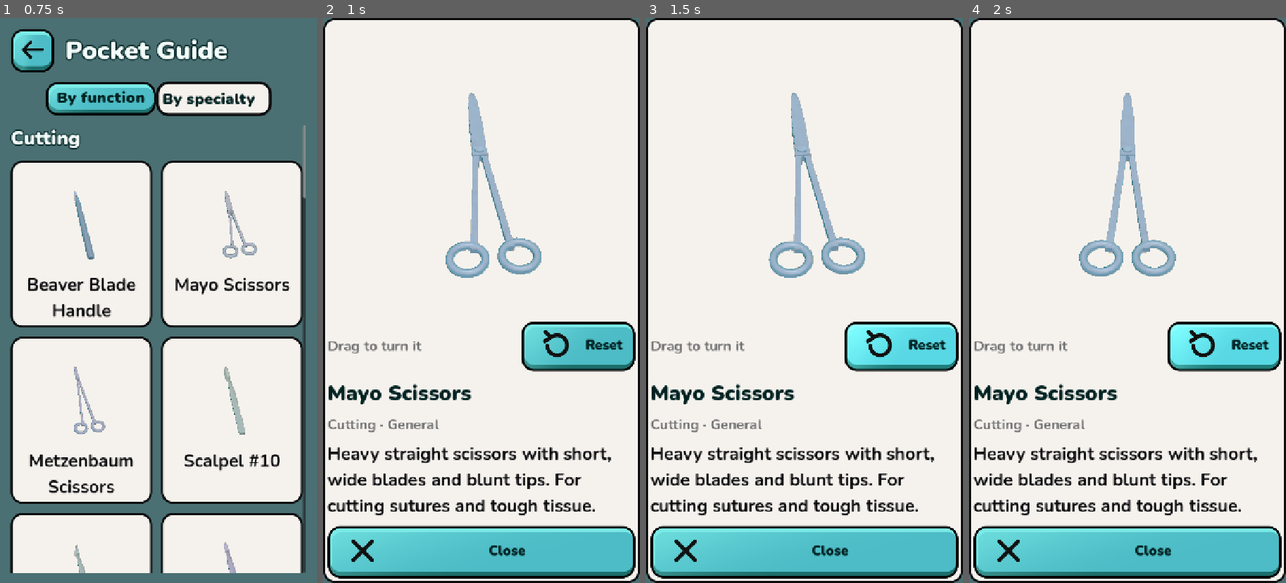
Above: before the commit, frames 1-4 (left to right).
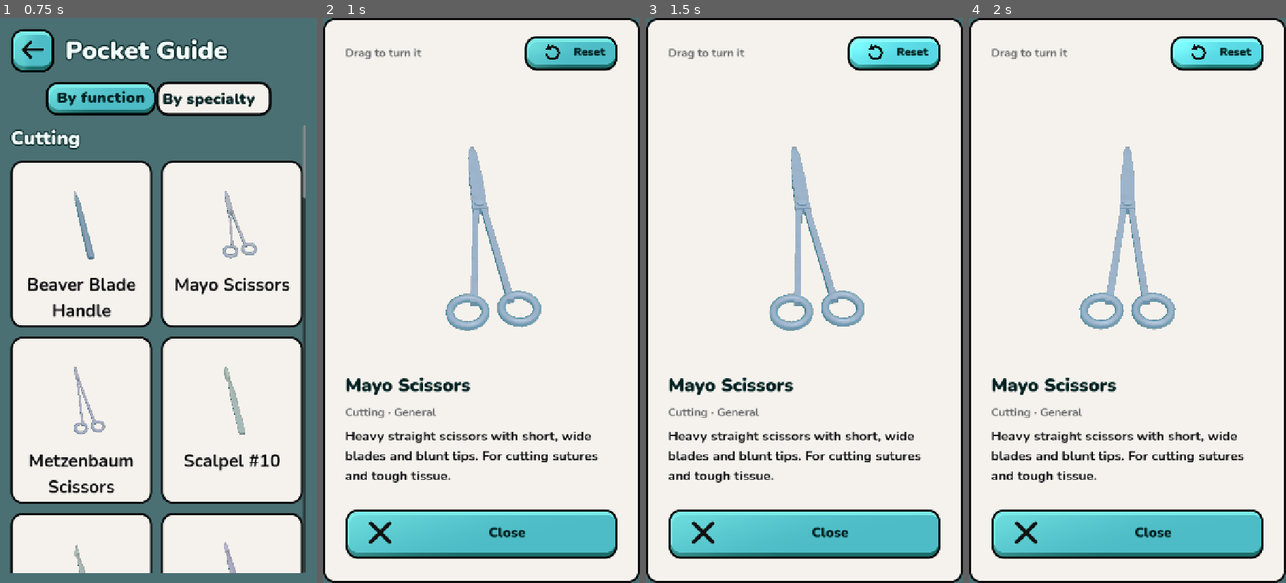
Above: after the commit, the same moments.

Repository: optimisticlucio/untitled-game-jam-game
Game: Godot game, scene res://ui/pocket_guide.tscn
Same seed, same stepped clock (60 frames per second), same inputs: the game is played once before the commit and once after it. This scene is started directly instead of the project's main scene.
Inputs (mouse positions are in pixels of both pictures, inside the frame that each line leads up to):
- Up to frame 1 (0.75 s): tap Enter at 0.5 s; move the mouse to (228, 272) at 0.52 s; click (228, 272) at 0.67 s
- Up to frame 2 (1 s): no input
- Up to frame 3 (1.5 s): click "Reset" at 1.25 s
- Up to frame 4 (2 s): no input

Frame 1 is identical in both runs. In frame 2, 23% of the frame differs, in the area x 1-99%, y 3-100%; in frame 3, 23%; in frame 4, 23%.

Commit message:
Pocket Guide tool view: room to breathe, Reset at the top
Julia's notes: the content sat right against the card's edges, the Reset
icon read oddly, and everything was crowded. Now the view has margins all
round, Reset is a small button at the top (a clear turn-back arrow), the
texts are a size smaller, and there's space between the text and Close and
between Close and the bottom.

Co-Authored-By: Claude Opus 5.5 <noreply@anthropic.com>

Diff:
--- a/ui/icons/reset.svg
+++ b/ui/icons/reset.svg
@@ -1 +1 @@
-<svg xmlns="http://www.w3.org/2000/svg" width="96" height="96" viewBox="0 0 96 96"><!-- placeholder: turn back --><path d="M24 50 A26 26 0 1 0 34 28" fill="none" stroke="#111" stroke-width="10" stroke-linecap="round"/><path d="M20 14 L34 28 L18 38" fill="none" stroke="#111" stroke-width="10" stroke-linecap="round" stroke-linejoin="round"/></svg>
+<svg xmlns="http://www.w3.org/2000/svg" width="96" height="96" viewBox="0 0 96 96"><!-- placeholder: turn back --><path d="M 36.5 28.6 A 27 27 0 1 1 23.9 59.0" fill="none" stroke="#111" stroke-width="10" stroke-linecap="round"/><path d="M 23.5 36.1 L 32.2 17.2 L 44.2 38.0 Z" fill="#111" stroke="#111" stroke-width="4" stroke-linejoin="round"/></svg>
--- a/ui/pocket_guide.tscn
+++ b/ui/pocket_guide.tscn
@@ -84,11 +84,39 @@
 anchor_bottom = 1.0
 theme_type_variation = &"CardPanel"
 
-[node name="Column" type="VBoxContainer" parent="Detail" unique_id=1972955758]
+[node name="Margin" type="MarginContainer" parent="Detail"]
+layout_mode = 2
+theme_override_constants/margin_left = 40
+theme_override_constants/margin_top = 30
+theme_override_constants/margin_right = 40
+theme_override_constants/margin_bottom = 44
+
+[node name="Column" type="VBoxContainer" parent="Detail/Margin" unique_id=1972955758]
+layout_mode = 2
+theme_override_constants/separation = 14
+
+[node name="TopRow" type="HBoxContainer" parent="Detail/Margin/Column"]
 layout_mode = 2
 theme_override_constants/separation = 16
 
-[node name="Viewer" type="SubViewportContainer" parent="Detail/Column" unique_id=1491332098 instance=ExtResource("4_dqnyn")]
+[node name="Hint" type="Label" parent="Detail/Margin/Column/TopRow" unique_id=1040696941]
+layout_mode = 2
+size_flags_horizontal = 3
+theme_type_variation = &"SmallLabel"
+theme_override_font_sizes/font_size = 26
+text = "Drag to turn it"
+vertical_alignment = 1
+
+[node name="ResetButton" type="Button" parent="Detail/Margin/Column/TopRow"]
+unique_name_in_owner = true
+custom_minimum_size = Vector2(0, 76)
+layout_mode = 2
+theme_override_font_sizes/font_size = 26
+theme_override_constants/icon_max_width = 50
+text = "Reset"
+icon = ExtResource("10_reset")
+
+[node name="Viewer" type="SubViewportContainer" parent="Detail/Margin/Column" unique_id=1491332098 instance=ExtResource("4_dqnyn")]
 unique_name_in_owner = true
 custom_minimum_size = Vector2(256, 256)
 layout_mode = 2
@@ -96,44 +124,34 @@
 stretch = true
 script = ExtResource("5_rqxye")
 
-[node name="HintRow" type="HBoxContainer" parent="Detail/Column"]
-layout_mode = 2
-theme_override_constants/separation = 16
-
-[node name="Hint" type="Label" parent="Detail/Column/HintRow" unique_id=1040696941]
-layout_mode = 2
-size_flags_horizontal = 3
-theme_type_variation = &"SmallLabel"
-text = "Drag to turn it"
-vertical_alignment = 1
-
-[node name="ResetButton" type="Button" parent="Detail/Column/HintRow"]
-unique_name_in_owner = true
-custom_minimum_size = Vector2(230, 84)
-layout_mode = 2
-text = "Reset"
-icon = ExtResource("10_reset")
-
-[node name="DetailName" type="Label" parent="Detail/Column" unique_id=1064309022]
+[node name="DetailName" type="Label" parent="Detail/Margin/Column" unique_id=1064309022]
 unique_name_in_owner = true
 layout_mode = 2
 theme_type_variation = &"CardTitle"
+theme_override_font_sizes/font_size = 42
 autowrap_mode = 3
 
-[node name="DetailTags" type="Label" parent="Detail/Column" unique_id=671523616]
+[node name="DetailTags" type="Label" parent="Detail/Margin/Column" unique_id=671523616]
 unique_name_in_owner = true
 layout_mode = 2
 theme_type_variation = &"SmallLabel"
+theme_override_font_sizes/font_size = 26
 autowrap_mode = 3
 
-[node name="DetailText" type="Label" parent="Detail/Column" unique_id=251941070]
+[node name="DetailText" type="Label" parent="Detail/Margin/Column" unique_id=251941070]
 unique_name_in_owner = true
 layout_mode = 2
+theme_override_font_sizes/font_size = 30
 autowrap_mode = 3
 
-[node name="CloseDetailButton" type="Button" parent="Detail/Column" unique_id=306524810]
+[node name="Gap" type="Control" parent="Detail/Margin/Column"]
+custom_minimum_size = Vector2(0, 26)
+layout_mode = 2
+mouse_filter = 2
+
+[node name="CloseDetailButton" type="Button" parent="Detail/Margin/Column" unique_id=306524810]
 unique_name_in_owner = true
-custom_minimum_size = Vector2(0, 120)
+custom_minimum_size = Vector2(0, 110)
 layout_mode = 2
 size_flags_horizontal = 3
 text = "Close"
